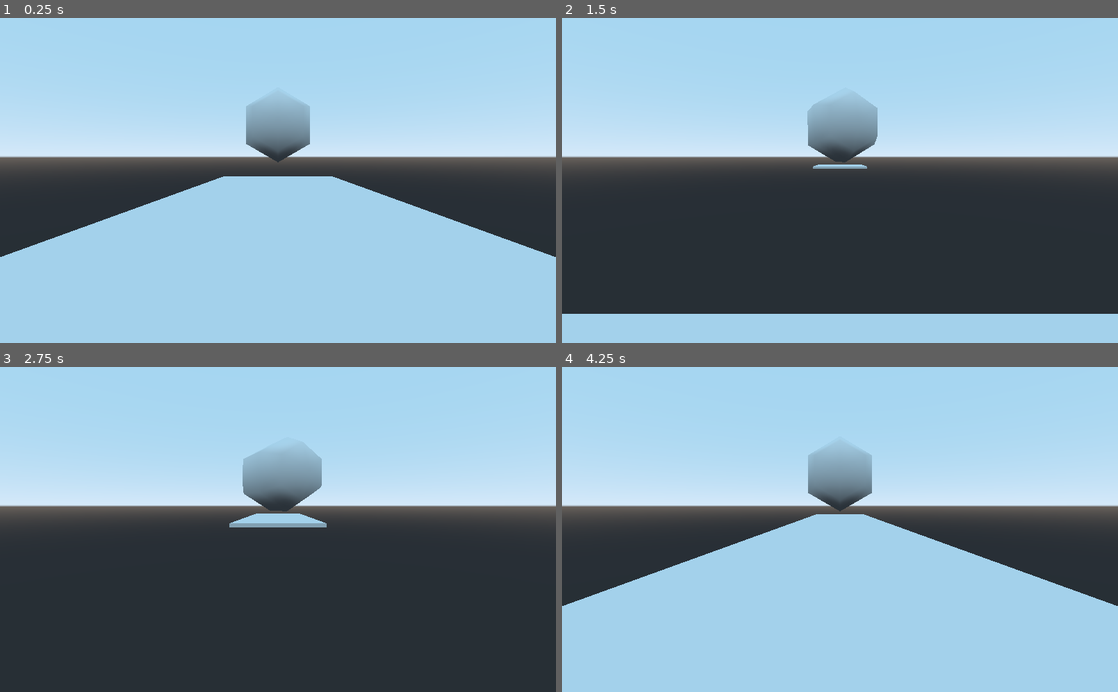
Above: before the commit, frames 1-4 (two rows, left to right).
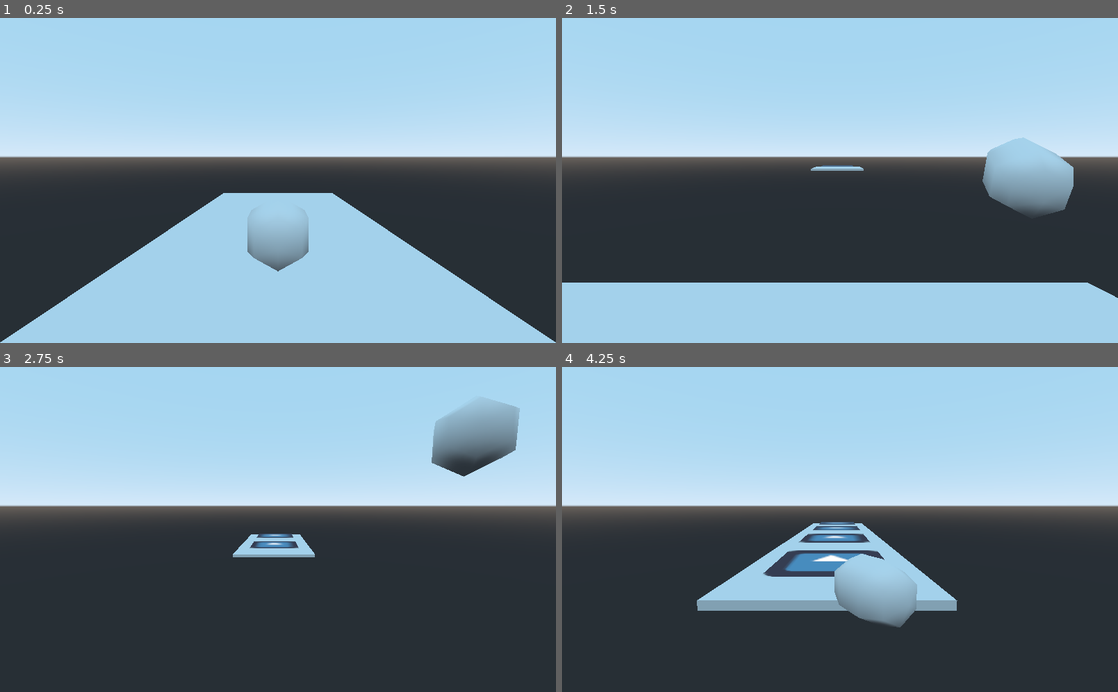
Above: after the commit, the same moments.

Repository: Aprikot-Games/MiniJam64
Game: Godot game, scene res://Level.tscn
The game is run twice, just before and just after one commit, with the same random seed, the same clock (stepped at 60 frames per second) and the same inputs. The project has no main scene, so this scene is started directly. The engine's default icon, where the game draws it, is replaced by a stand-in: a white triangle on a blue panel in a dark square.
Inputs:
- Up to frame 1 (0.25 s): no input
- Up to frame 2 (1.5 s): hold D (move_right) 0.53-1.28 s; hold S (move_down) from 1.28 s (still down)
- Up to frame 3 (2.75 s): release S (move_down) at 2.03 s; hold D (move_right) from 2.03 s (still down)
- Up to frame 4 (4.25 s): release D (move_right) at 2.78 s; hold W (move_up) 2.78-3.53 s; hold A (move_left) from 3.53 s (still down)

The runs differ from the first frame. In frame 1, 17% of the frame differs, in the area x 0-100%, y 24-100%; in frame 2, 15%; in frame 3, 6.4%; in frame 4, 39%.

Commit message:
Added cam movement, rail restrictions and ship rotation

Diff:
--- a/RailShooter/Level.gd
+++ b/RailShooter/Level.gd
@@ -11,7 +11,7 @@
 	var camera_pos = $Ship/Ship.transform.origin
 	camera_pos.z -= 10
 	camera_pos.y += 2
-	$Camera.transform.origin = camera_pos
+	$Camera.transform.origin.z = camera_pos.z
 	var int_cam = int(camera_pos.z)
 	if int(camera_pos.z) % 10 == 0 and int_cam != last_spawn_point:
 		print("Spawn new square")
@@ -25,3 +25,13 @@
 		new_terrain_chunk.transform.basis.z = z
 		add_child(new_terrain_chunk)
 		new_terrain_chunk.transform.origin.z = int_cam + 50
+	var cam_diff_x = camera_pos.x - $Camera.transform.origin.x
+	var cam_diff_y = camera_pos.y - $Camera.transform.origin.y
+	if cam_diff_x > 0.5 and $Camera.transform.origin.x < 0.5:
+		$Camera.transform.origin.x += 0.05
+	elif cam_diff_x < -0.5 and $Camera.transform.origin.x > -0.5:
+		$Camera.transform.origin.x -= 0.05
+	if cam_diff_y > 0.5 and $Camera.transform.origin.y > -0.5:
+		$Camera.transform.origin.y += 0.05
+	elif cam_diff_y < -0.5 and $Camera.transform.origin.y > -0.5:
+		$Camera.transform.origin.y -= 0.05
--- a/RailShooter/Level.tscn
+++ b/RailShooter/Level.tscn
@@ -19,4 +19,4 @@
 material/0 = null
 
 [node name="Ship" parent="." instance=ExtResource( 1 )]
-transform = Transform( 1, 0, 0, 0, 1, 0, 0, 0, 1, 0, 2.84685, -3.09378 )
+transform = Transform( 1, 0, 0, 0, 1, 0, 0, 0, 1, 0, 1.30285, -3.09378 )
--- a/RailShooter/Player.gd
+++ b/RailShooter/Player.gd
@@ -2,24 +2,61 @@
 
 var velocity = Vector3(0, 0, 0)
 var speed = 15
+var rot_x = 0
 var rot_y = 0
 var total_rot = 0
-const AIM_SPEED = PI/160
+const AIM_SPEED = PI/96
+const RET_AIM_SPEED = AIM_SPEED / 2
+const RAIL_X = 6
+const RAIL_Y = 10
 # Called when the node enters the scene tree for the first time.
 func _ready():
 	velocity.z = speed
 	pass # Replace with function body.
 
-func _physics_process(delta):
+func process_y_rot():
 	if Input.is_action_pressed("move_right"):
+		if rot_y > -PI/6:
+			rot_y -= AIM_SPEED
+	elif Input.is_action_pressed("move_left"):
 		if rot_y < PI/6:
 			rot_y += AIM_SPEED
 	elif rot_y > 0:
-		rot_y -= AIM_SPEED
+		rot_y -= RET_AIM_SPEED
+	elif rot_y < 0:
+		rot_y += RET_AIM_SPEED
+
+func process_x_rot():
+	if Input.is_action_pressed("move_down"):
+		if rot_x > -PI/6:
+			rot_x -= AIM_SPEED
+	elif Input.is_action_pressed("move_up"):
+		if rot_x < PI/6:
+			rot_x += AIM_SPEED
+	elif rot_x > 0:
+		rot_x -= RET_AIM_SPEED
+	elif rot_x < 0:
+		rot_x += RET_AIM_SPEED
+
+func _physics_process(delta):
+	process_x_rot()
+	process_y_rot()
 	$Ship.transform.basis = Basis()
-	print(rot_y)
 	$Ship.rotate_object_local(Vector3(0, 1, 0), rot_y)
-	total_rot += rot_y
+	$Ship.rotate_object_local(Vector3(1, 0, 0), rot_x)
+	velocity.z = speed * cos(rot_x) * cos(rot_y)
+	velocity.x = speed * sin(rot_y)
+	velocity.y = -speed * sin(rot_x)
+	if $Ship.transform.origin.x < -RAIL_X and velocity.x < 0:
+		velocity.x = 0
+	elif $Ship.transform.origin.x > RAIL_X and velocity.x > 0:
+		velocity.x = 0
+	if $Ship.transform.origin.y < 0 and velocity.y < 0:
+		velocity.y = 0
+	elif $Ship.transform.origin.y > RAIL_Y and velocity.y > 0:
+		velocity.y = 0
+	print($Ship.transform.origin)
+	#velocity.y = -speed * sin(rot_x)
 	$Ship.move_and_slide(velocity)
 # Called every frame. 'delta' is the elapsed time since the previous frame.
 #func _process(delta):
--- a/RailShooter/TerrainBlock.tscn
+++ b/RailShooter/TerrainBlock.tscn
@@ -1,6 +1,7 @@
-[gd_scene load_steps=3 format=2]
+[gd_scene load_steps=4 format=2]
 
 [ext_resource path="res://TerrainBlock.gd" type="Script" id=1]
+[ext_resource path="res://icon.png" type="Texture" id=2]
 
 [sub_resource type="CubeMesh" id=1]
 
@@ -11,4 +12,8 @@
 script = ExtResource( 1 )
 
 [node name="VisibilityNotifier" type="VisibilityNotifier" parent="."]
+
+[node name="Sprite3D" type="Sprite3D" parent="."]
+transform = Transform( 2, 0, 0, 0, -3.25841e-07, -2, 0, 2, -3.25841e-07, 0, 2.89904, 0 )
+texture = ExtResource( 2 )
 [connection signal="screen_exited" from="VisibilityNotifier" to="." method="_on_VisibilityNotifier_screen_exited"]
Not shown, changed: RailShooter/icon.png.import
Not shown, added: conceptual-art.kra
